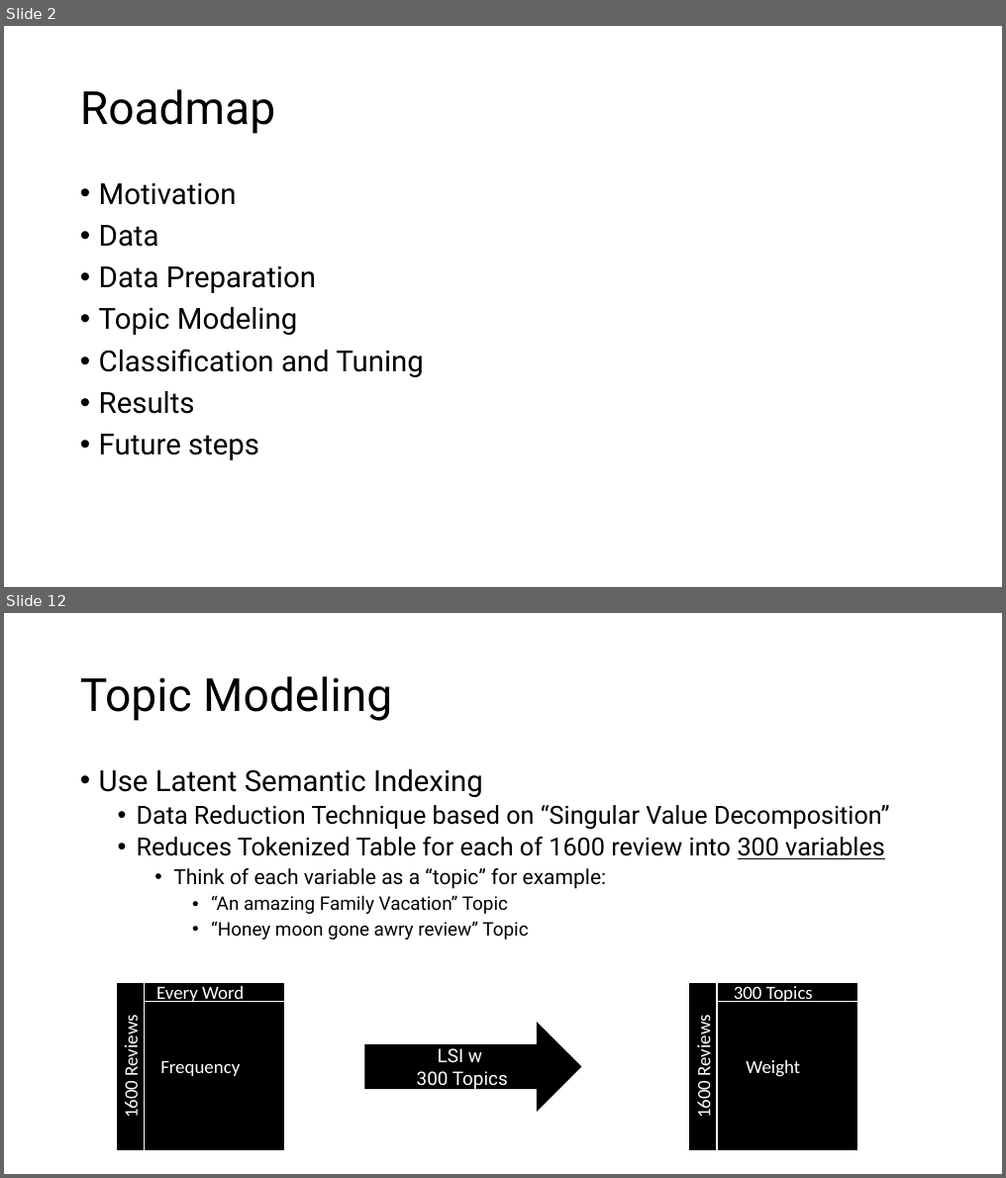
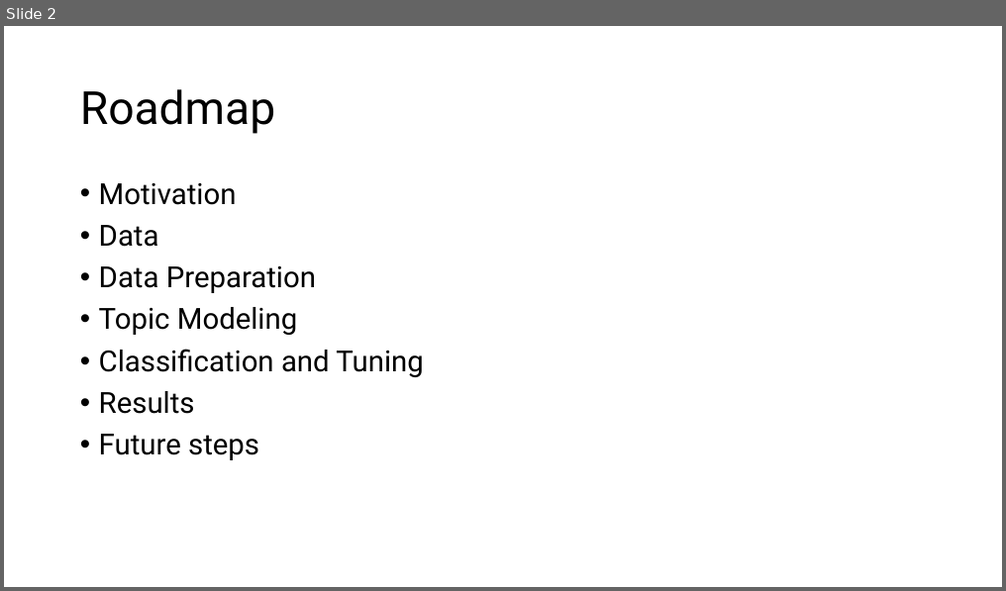
Before and after one commit to chrisgian/Capstone2-NLP-Hotel-Reviews, a slide deck: NLP 2 - Hotel Reviews Deliverable.pptx. Shown one above the other, each under a label of ours: slides 2 and 12 before the commit, slide 2 after it; the slides between them are not shown. The pictures are 1006x1178 and 1006x591 pixels, drawn with LibreOffice and Linux fonts; fonts in the diff are those of the drawing. Boxes give left, top, right and bottom in pixels: in the first picture for what was removed or moved away, otherwise in the second. Text is boxed around its words. In the diff, an @@ line names an element or a change of style, - is before the commit and + after.

```diff
--- a/NLP 2 - Hotel Reviews Deliverable.pptx
+++ b/NLP 2 - Hotel Reviews Deliverable.pptx
@@ slide 12 removed at [4,613,1002,1174], background #FFFFFF @@
@@ title removed at [80,676,392,721] @@
-Topic Modeling
@@ text removed at [99,769,890,940] @@
-• Use Latent Semantic Indexing
-  • Data Reduction Technique based on “Singular Value Decomposition”
-  • Reduces Tokenized Table for each of 1600 review into 300 variables
-    • Think of each variable as a “topic” for example:
-      • “An amazing Family Vacation” Topic
-      • “Honey moon gone awry review” Topic
@@ rectangle removed at [116,983,285,1152] @@
-Frequency
@@ rectangle removed at [116,983,285,1002] @@
-Every Word
@@ rectangle removed at [116,983,145,1152] @@
-1600 Reviews
@@ rectangle removed at [689,983,858,1152] @@
-Weight
@@ rectangle removed at [689,983,858,1002] @@
-300 Topics
@@ rectangle removed at [689,983,718,1152] @@
-1600 Reviews
@@ right arrow removed at [365,1023,581,1111] @@
-LSI w
-300 Topics
```
Also in this commit, not shown: 11 slides changed, 5 slides added, 8 other slides removed, 1 other file.
